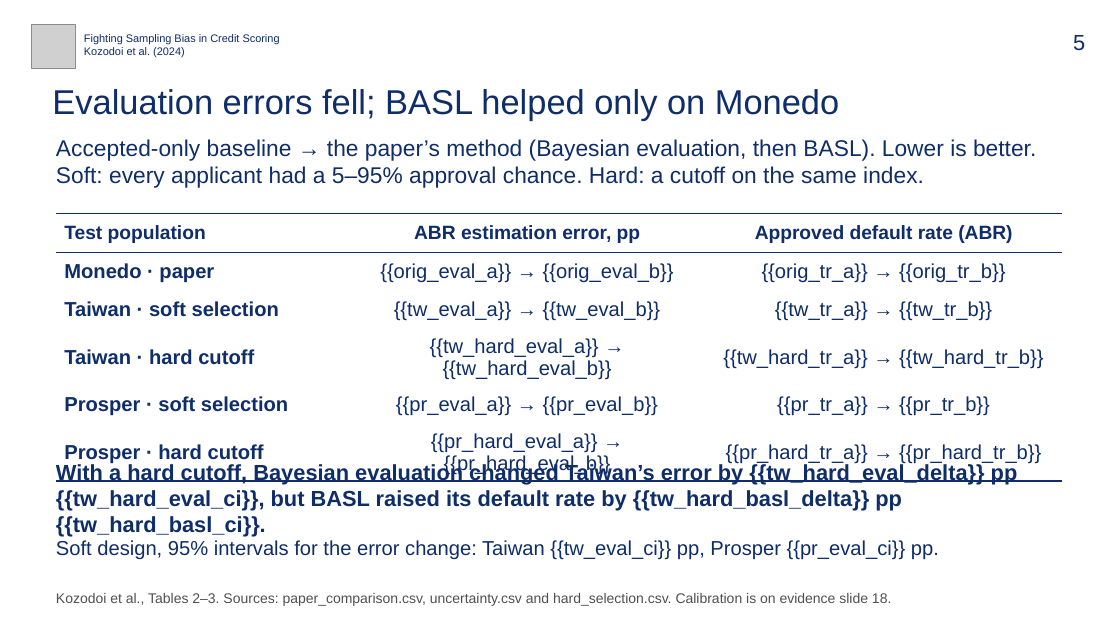
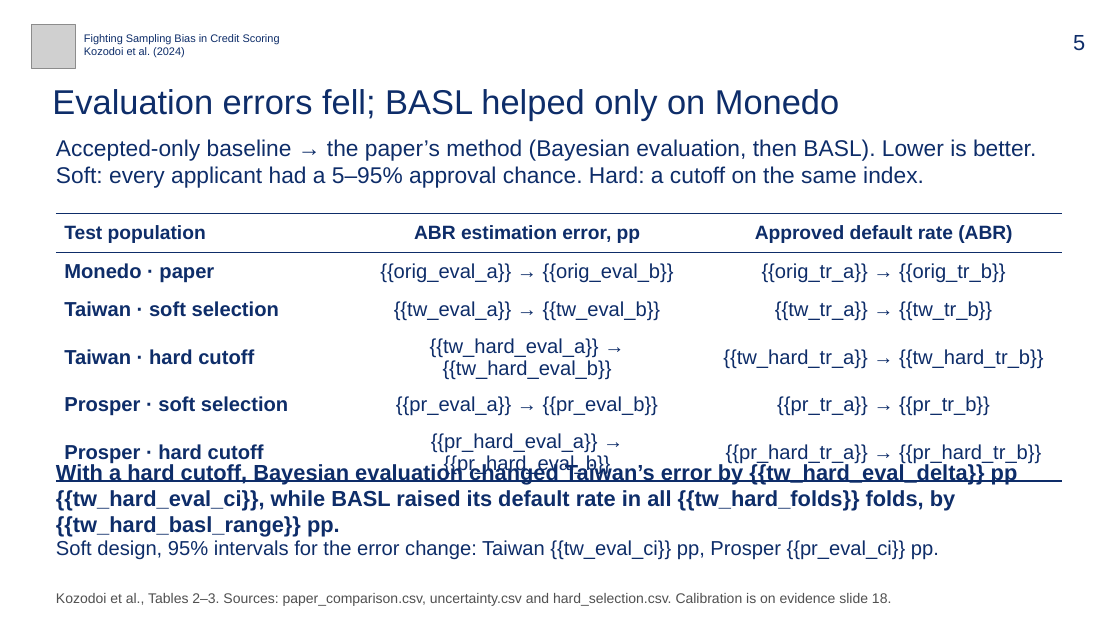
Before and after one commit to bigpurota/paper11, a slide deck: slide 5 of slides/talk-template.pptx. Drawn at 1120x630 pixels with LibreOffice and Linux fonts; fonts in the diff are those of the drawing; grey boxes stand for pictures. Boxes give left, top, right and bottom in pixels: in the first picture for what was removed or moved away, otherwise in the second. Text is boxed around its words. In the diff, an @@ line names an element or a change of style, - is before the commit and + after.

```diff
--- a/slides/talk-template.pptx
+++ b/slides/talk-template.pptx
@@ text at (56, 463, 1018, 537): text changed @@
-With a hard cutoff, Bayesian evaluation changed Taiwan’s error by {{tw_hard_eval_delta}} pp {{tw_hard_eval_ci}}, but BASL raised its default rate by {{tw_hard_basl_delta}} pp {{tw_hard_basl_ci}}.
+With a hard cutoff, Bayesian evaluation changed Taiwan’s error by {{tw_hard_eval_delta}} pp {{tw_hard_eval_ci}}, while BASL raised its default rate in all {{tw_hard_folds}} folds, by {{tw_hard_basl_range}} pp.
```
Also in this commit, not shown: 1 other slide changed, 17 other files.
